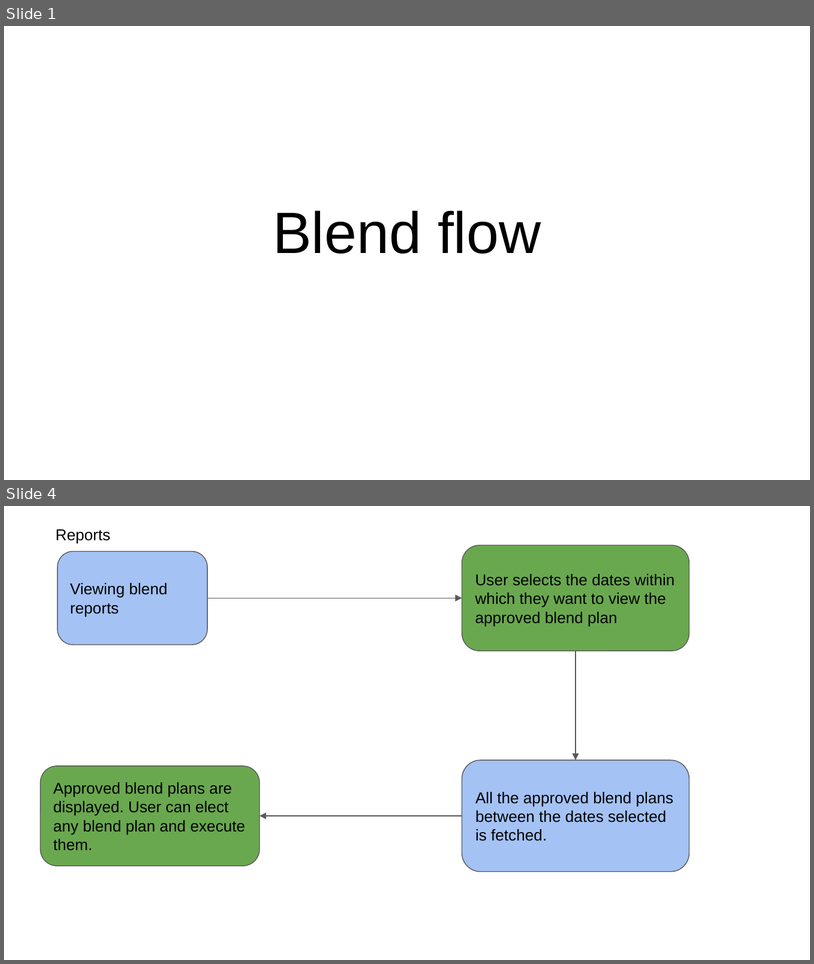
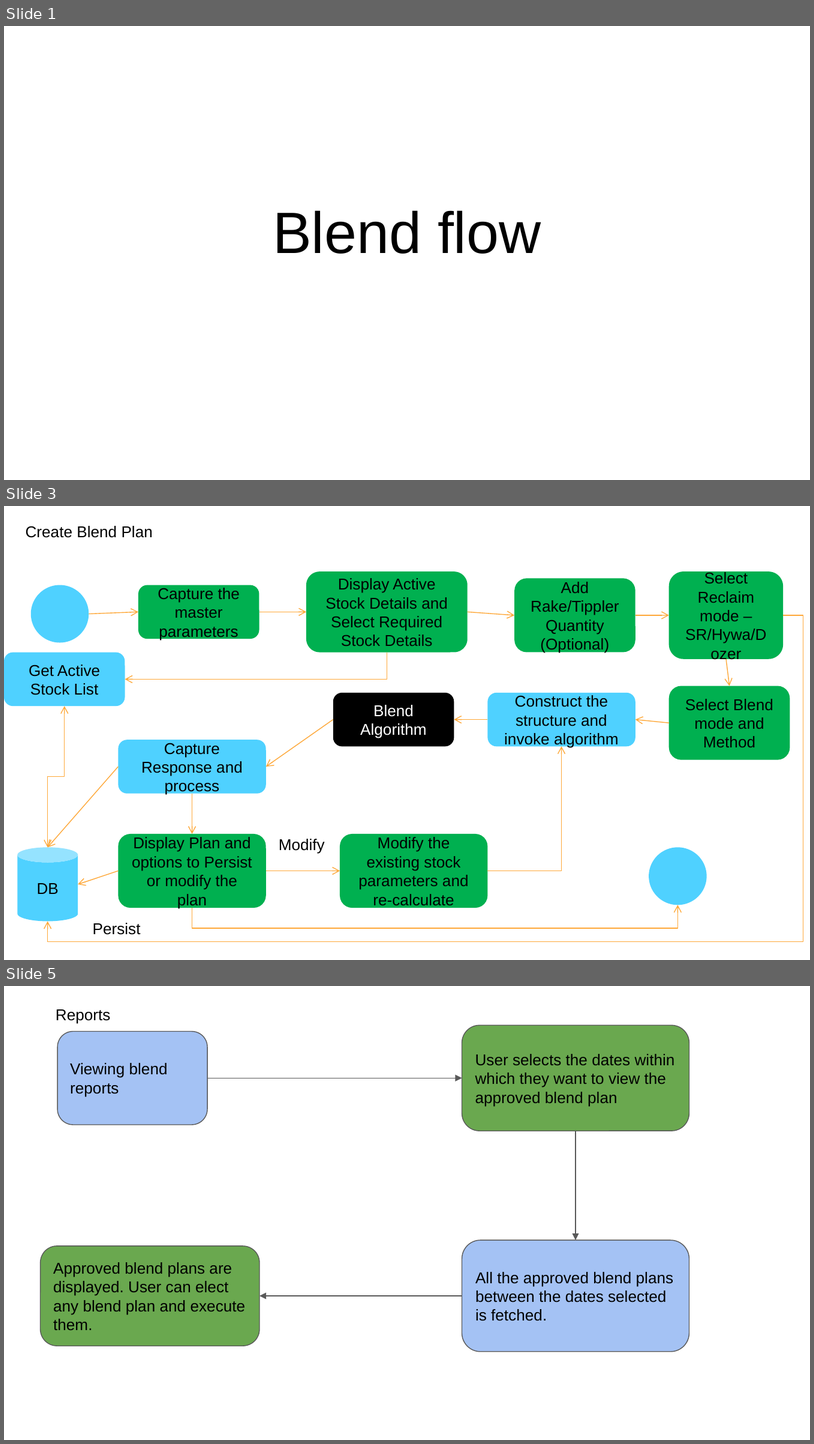
Before and after one commit to elogic-cscts/cscts_srs, a slide deck: Blending_SRS/blend-flow.pptx. Shown one above the other, each under a label of ours: slides 1 and 4 before the commit, slides 1, 3 and 5 after it; the slides between them are not shown. The pictures are 814x964 and 814x1444 pixels, drawn with LibreOffice and Linux fonts; fonts in the diff are those of the drawing. Boxes give left, top, right and bottom in pixels: in the first picture for what was removed or moved away, otherwise in the second. Text is boxed around its words. In the diff, an @@ line names an element or a change of style, - is before the commit and + after.

```diff
--- a/Blending_SRS/blend-flow.pptx
+++ b/Blending_SRS/blend-flow.pptx
@@ slide 3 added at <box>4,506,810,960</box>, background #FFFFFF @@
@@ group added at <box>4,526,803,942</box>: 12 arrows, 11 rounded rectangles, 4 elbow arrows, 3 texts, 2 ellipses, 1 cylinder, 1 elbow double arrow @@
+Create Blend Plan
+Capture the master parameters
+DB
+Display Active Stock Details and Select Required Stock Details
+Get Active Stock List
+Add Rake/Tippler Quantity (Optional)
+Select Reclaim mode – SR/Hywa/Dozer
+Select Blend mode and Method
+Construct the structure and invoke algorithm
+Blend Algorithm
+Capture Response and process
+Display Plan and options to Persist or modify the plan
+Modify the existing stock parameters and re-calculate
+Modify
+Persist
@@ what was slide 4 is now slide 5 @@
```
Also in this commit, not shown: 2 slides changed, 1 other slide added, 40 other files.
